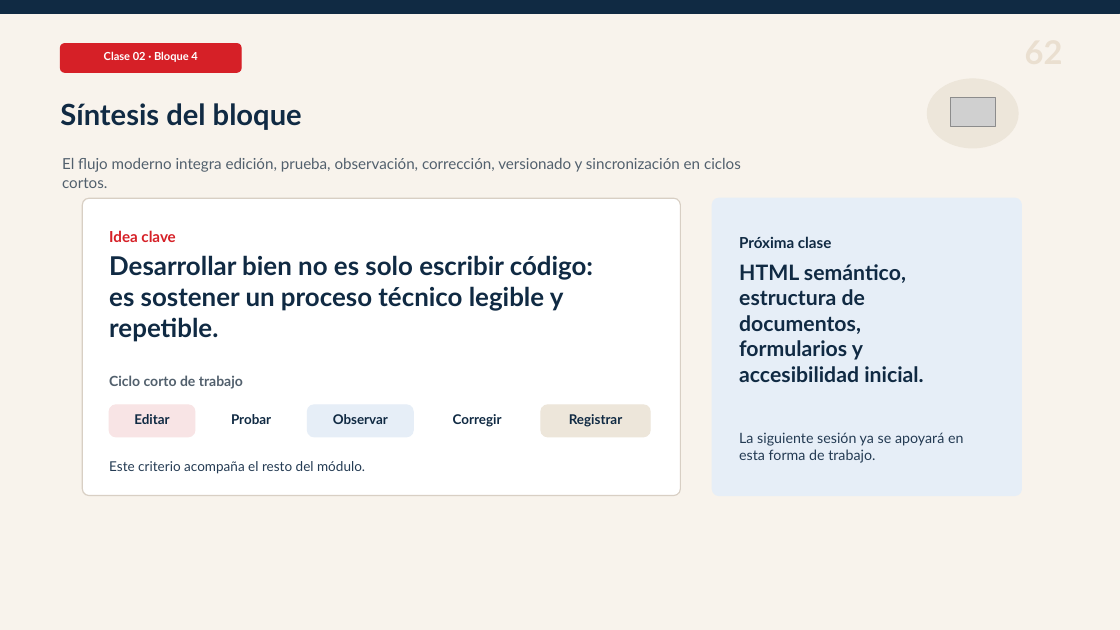
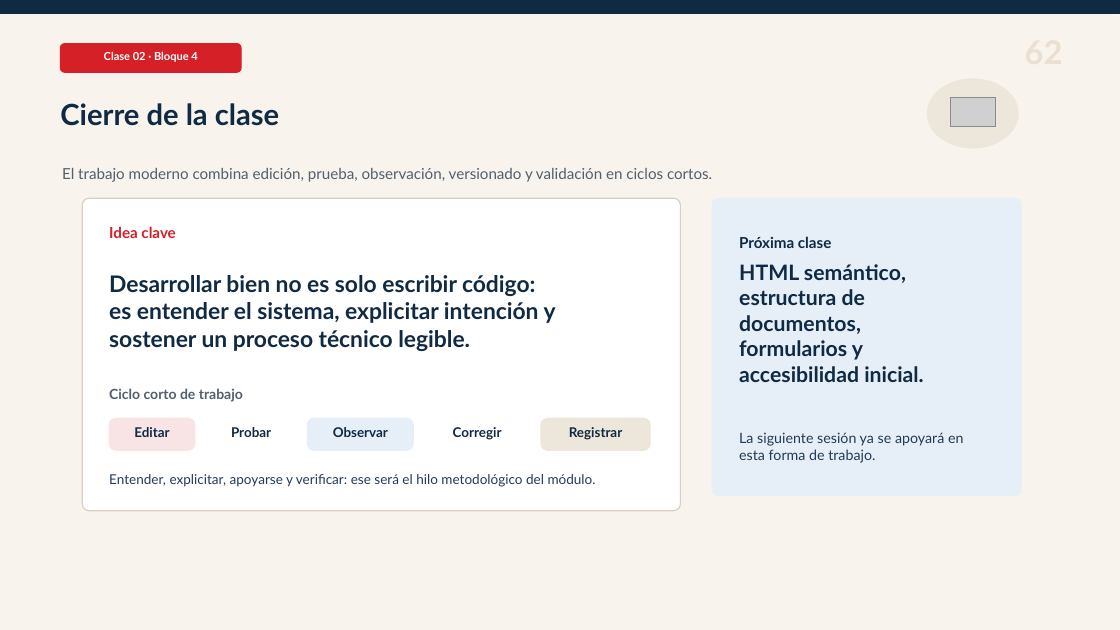
Before and after one commit to Dieg0Code/PRO301_Taller_de_Aplicaciones_para_Internet, a slide deck: slide 62 of clases/semana-01/02/ppt/Clase-02-Bloque-1-Las-Herramientas-del-Taller.pptx. Drawn at 1120x630 pixels with LibreOffice and Linux fonts; fonts in the diff are those of the drawing; grey boxes stand for pictures. Boxes give left, top, right and bottom in pixels: in the first picture for what was removed or moved away, otherwise in the second. Text is boxed around its words. In the diff, an @@ line names an element or a change of style, - is before the commit and + after.

```diff
--- a/clases/semana-01/02/ppt/Clase-02-Bloque-1-Las-Herramientas-del-Taller.pptx
+++ b/clases/semana-01/02/ppt/Clase-02-Bloque-1-Las-Herramientas-del-Taller.pptx
@@ text at [60, 103, 279, 126]: text changed @@
-Síntesis del bloque
+Cierre de la clase
@@ text at [62, 168, 712, 182]: text changed @@
-El flujo moderno integra edición, prueba, observación, corrección, versionado y sincronización en ciclos cortos.
+El trabajo moderno combina edición, prueba, observación, versionado y validación en ciclos cortos.
@@ rounded rectangle: place and size @@
-rounded rectangle at [82, 198, 681, 496]
+rounded rectangle at [82, 198, 681, 511]
@@ rounded rectangle at [82, 198, 681, 511]: proportions changed @@
@@ text "Idea clave": place and size @@
-text "Idea clave" at [109, 230, 175, 242]
+text "Idea clave" at [109, 226, 175, 238]
@@ text at [109, 275, 535, 296]: size 22.2 to 19.6 pt in "Desarrollar bien no es solo escribir código:" @@
@@ text at [109, 302, 556, 351]: text changed; size 22.2 to 19.6 pt @@
-es sostener un proceso técnico legible y repetible.
+es entender el sistema, explicitar intención y sostener un proceso técnico legible.
@@ 6 texts, 5 rounded rectangles: place and size @@
-6 texts, 5 rounded rectangles at [109, 375, 650, 437]
+6 texts, 5 rounded rectangles at [109, 388, 650, 450]
@@ text at [109, 474, 596, 487]: text changed @@
-Este criterio acompaña el resto del módulo.
+Entender, explicitar, apoyarse y verificar: ese será el hilo metodológico del módulo.
```
Also in this commit, not shown: 6 other slides changed, 26 other files.
